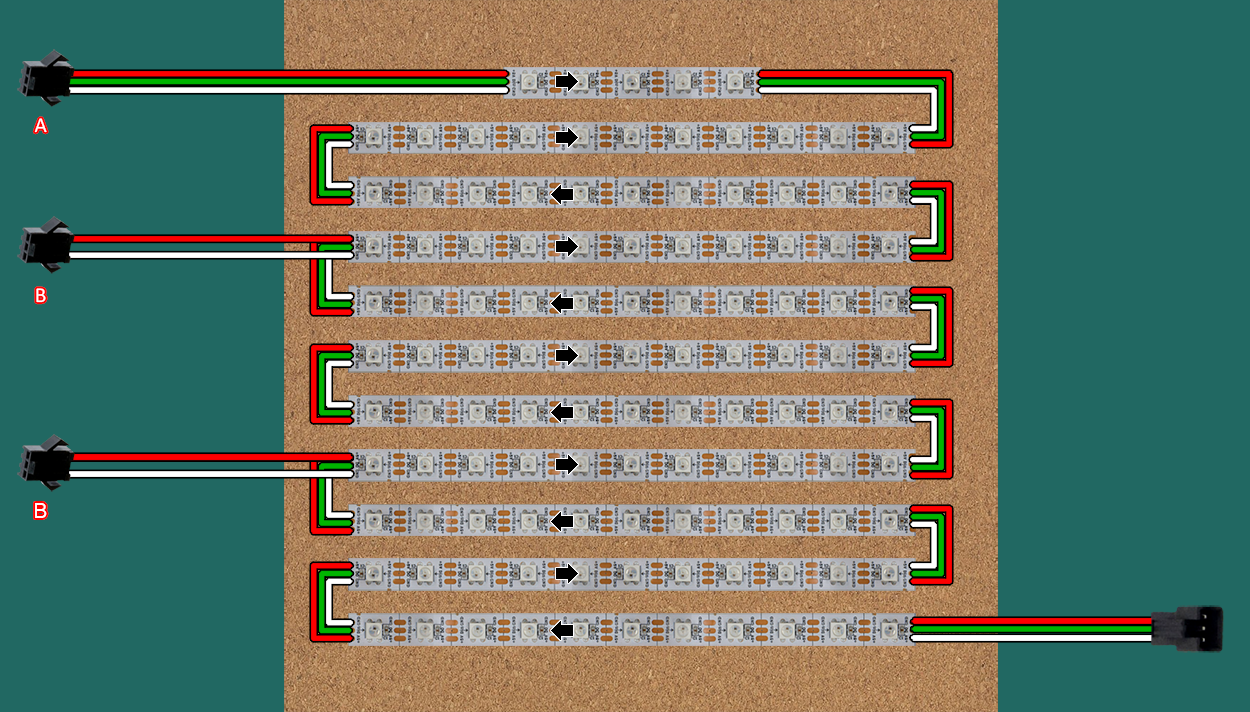
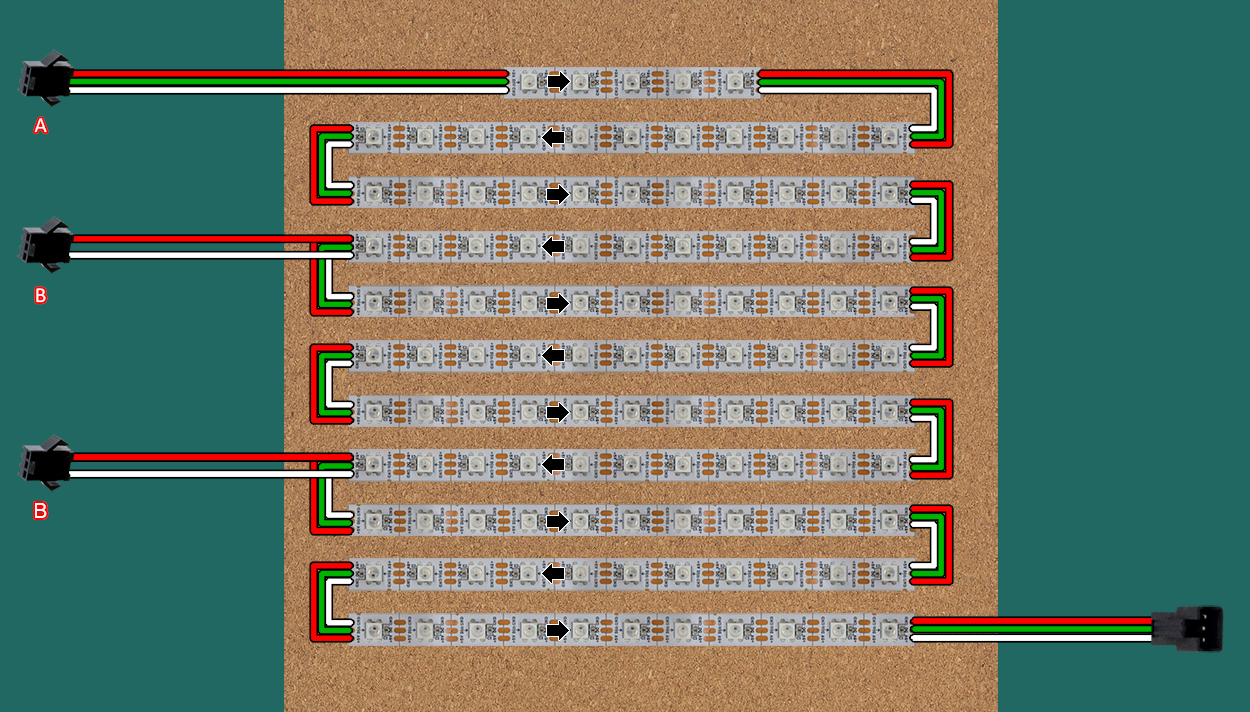
Revision of a layered (1250, 712) image; what changed, layer by layer:
painted on "LED directions" over left=542, top=72, right=578, bottom=640
